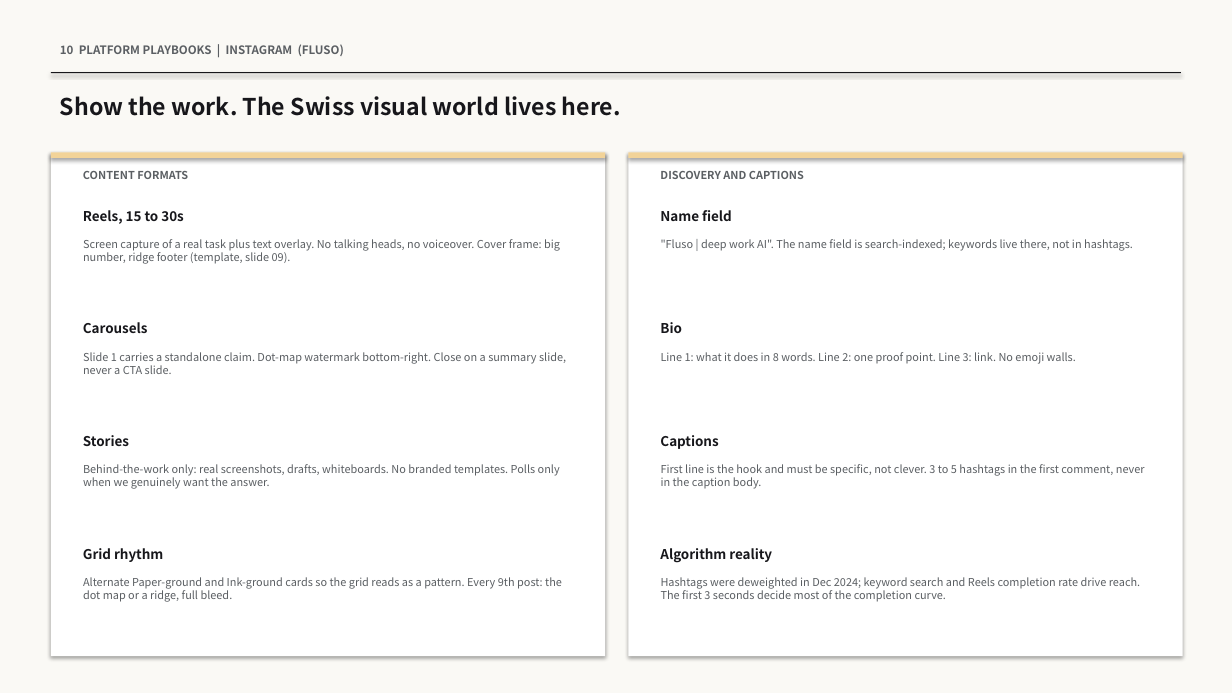
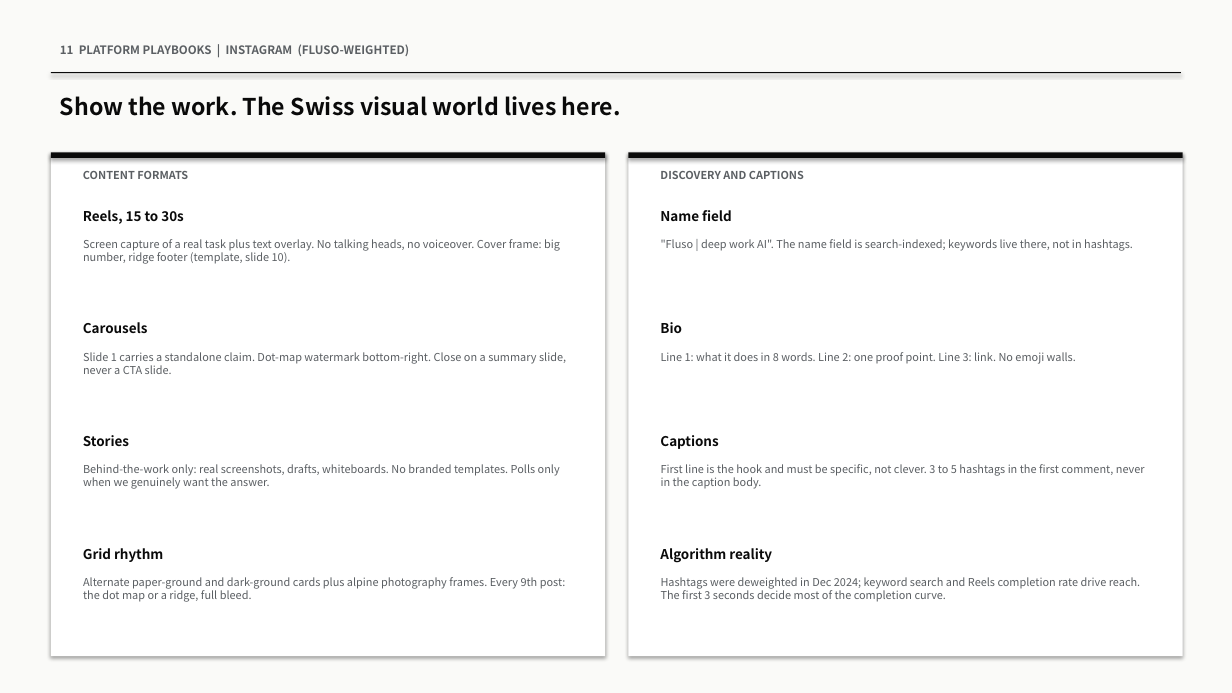
Before and after one commit to ai-luminati-collab/Cadence-Architecture-Deck, a slide deck: slide 17 of PremAI-Fluso-Brand-Bible.pptx (slide 16 before the commit). Drawn at 1232x693 pixels with LibreOffice and Linux fonts; fonts in the diff are those of the drawing. Boxes give left, top, right and bottom in pixels: in the first picture for what was removed or moved away, otherwise in the second. Text is boxed around its words. In the diff, an @@ line names an element or a change of style, - is before the commit and + after.

```diff
--- a/PremAI-Fluso-Brand-Bible.pptx
+++ b/PremAI-Fluso-Brand-Bible.pptx
@@ rectangle at box(0, 0, 1232, 693): fill #FAF9F5 to #FAFAF8 @@
@@ text at box(60, 44, 410, 56): text changed @@
-10 PLATFORM PLAYBOOKS | INSTAGRAM (FLUSO)
+11 PLATFORM PLAYBOOKS | INSTAGRAM (FLUSO-WEIGHTED)
@@ rectangle at box(51, 72, 1181, 73): fill #17171B to #0A0A0A @@
@@ rectangle at box(51, 152, 605, 158): fill #F2D398 to #0A0A0A @@
@@ rectangle at box(628, 152, 1183, 158): fill #F2D398 to #0A0A0A @@
@@ text at box(83, 239, 560, 264): text changed @@
-Screen capture of a real task plus text overlay. No talking heads, no voiceover. Cover frame: big number, ridge footer (template, slide 09).
+Screen capture of a real task plus text overlay. No talking heads, no voiceover. Cover frame: big number, ridge footer (template, slide 10).
@@ text colour #17171B to #0A0A0A in 9 elements at box(60, 96, 621, 116), box(83, 210, 183, 224), box(83, 322, 148, 333), box(83, 435, 129, 446), box(83, 548, 163, 562), box(660, 210, 732, 221), box(660, 322, 682, 333), box(660, 435, 718, 449), box(660, 548, 772, 563) @@
@@ text at box(83, 577, 566, 602): text changed @@
-Alternate Paper-ground and Ink-ground cards so the grid reads as a pattern. Every 9th post: the dot map or a ridge, full bleed.
+Alternate paper-ground and dark-ground cards plus alpine photography frames. Every 9th post: the dot map or a ridge, full bleed.
```
Also in this commit, not shown: 21 other slides changed, 3 slides added, 2 slides removed, 1 other file.
